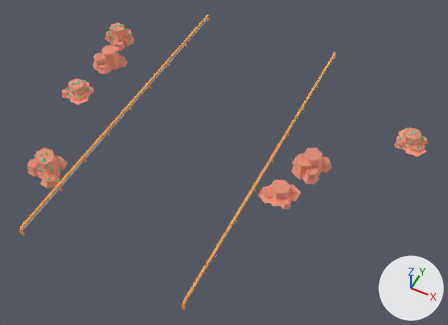
An edit to the glTF model bin/assets/chunk_models/road_straight.glb, drawn before and after from the same camera.
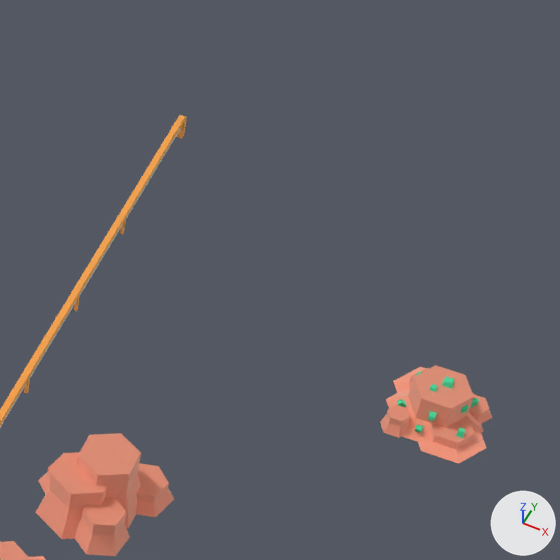
Old and new are each drawn whole from a 50 mm lens placed at (5.2, -9.39, 11.14), pointed at (0.66, -0.31, -0.2) and again close up on the part from 63% to 100% of the width and 5% to 57% of the height. Every picture has the same lights, and +X, +Y and +Z are marked at lower right. Where no turn or scale is listed for an object, it has been applied to the vertices. Vertices at the same position are counted once.

Script lines for the objects in view, before the commit:
```python
me_mesh_rail_end_001 = bpy.data.meshes.new('Mesh rail_end.001')
me_mesh_rail_end_001.from_pydata(...)  # 1432 vertices, 2636 faces; spans x -4.57..5.0, y -4.34..4.46, z 0.0..0.55
me_mesh_rail_end_001.materials.append(mat_metalred_001)  # orange #ffd07c
me_mesh_rail_end_001.materials.append(mat_metal_001)  # white #edf0f5
me_mesh_rail_end_001.materials.append(mat_metal)  # white #edf0f5
me_mesh_rail_end_001.materials.append(mat_metalred)  # orange #ffd07c
me_mesh_rail_end_001.materials.append(mat_rocktrack)  # beige #fdc9b3
me_mesh_rail_end_001.materials.append(mat_rock)  # beige #f5bea7
me_mesh_rail_end_001.materials.append(mat_rocktrack_001)  # beige #fdc9b3
me_mesh_rail_end_001.materials.append(mat_rock_001)  # beige #f5bea7
me_mesh_rail_end_001.materials.append(mat_crystal)  # green #78f1ca
me_mesh_rail_end_001.materials.append(mat_rocktrack_002)  # beige #fdc9b3
me_mesh_rail_end_001.materials.append(mat_rock_002)  # beige #f5bea7
me_mesh_rail_end_001.materials.append(mat_crystal_001)  # green #78f1ca
me_mesh_rail_end_001.materials.append(mat_rocktrack_003)  # beige #fdc9b3
me_mesh_rail_end_001.materials.append(mat_rock_003)  # beige #f5bea7
me_mesh_rail_end_001.materials.append(mat_crystal_002)  # green #78f1ca
me_mesh_rail_end_001.materials.append(mat_rocktrack_004)  # beige #fdc9b3
me_mesh_rail_end_001.materials.append(mat_rock_004)  # beige #f5bea7
me_mesh_rail_end_001.materials.append(mat_rocktrack_005)  # beige #fdc9b3
me_mesh_rail_end_001.materials.append(mat_rock_005)  # beige #f5bea7
ob_road_straight = bpy.data.objects.new('road_straight', me_mesh_rail_end_001)
ob_road_straight.location = (0.0, 0.0, 0.0)
```
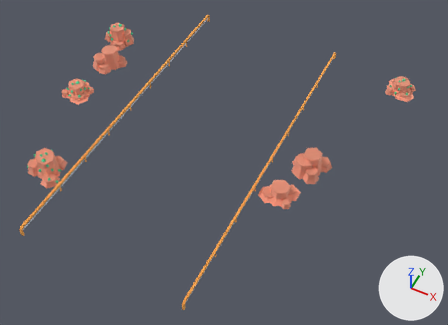
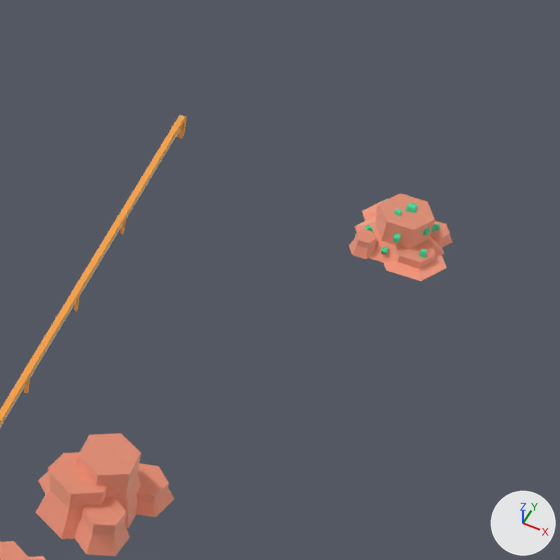
The newer file is also turned or shifted as a whole; pictures and numbers use the older file's frame.

The change, as a list of edits to the scene's bpy script:
```text
Change me_mesh_rail_end_001:
    where me_mesh_rail_end_001.from_pydata(...)  # 1432 vertices, 2636 faces; spans x -4.57..5.0, y -4.34..4.46, z 0.0..0.55
    used by ob_road_straight; location = (0.0, 0.0, 0.0)
    me_mesh_rail_end_001 part 1: the loose piece of 184 vertices spanning x 4.2..5.0, y 1.79..2.64, z 0.0..0.34 is moved by (-0.77, 1.78, 0.0)
```

Changed parts and their boxes (x1, y1, x2, y2) in the close-ups (560 x 560 px; the box of a moved part takes in the faces that stretch with it):
'road_straight', reshaped
    before: (0, 115, 492, 560)
    after: (0, 115, 452, 560)
part 1 of me_mesh_rail_end_001, moved or reshaped
    before: (380, 365, 492, 464)
    after: (349, 193, 452, 281)
